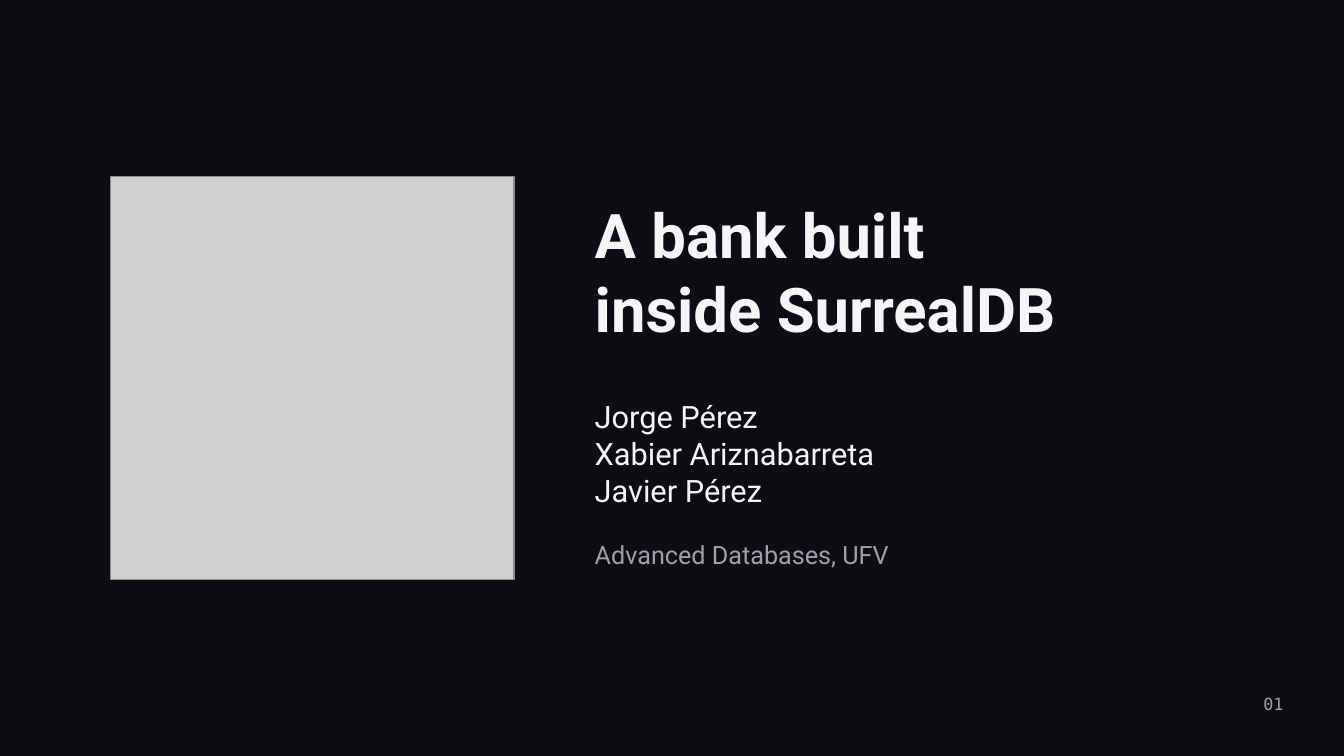
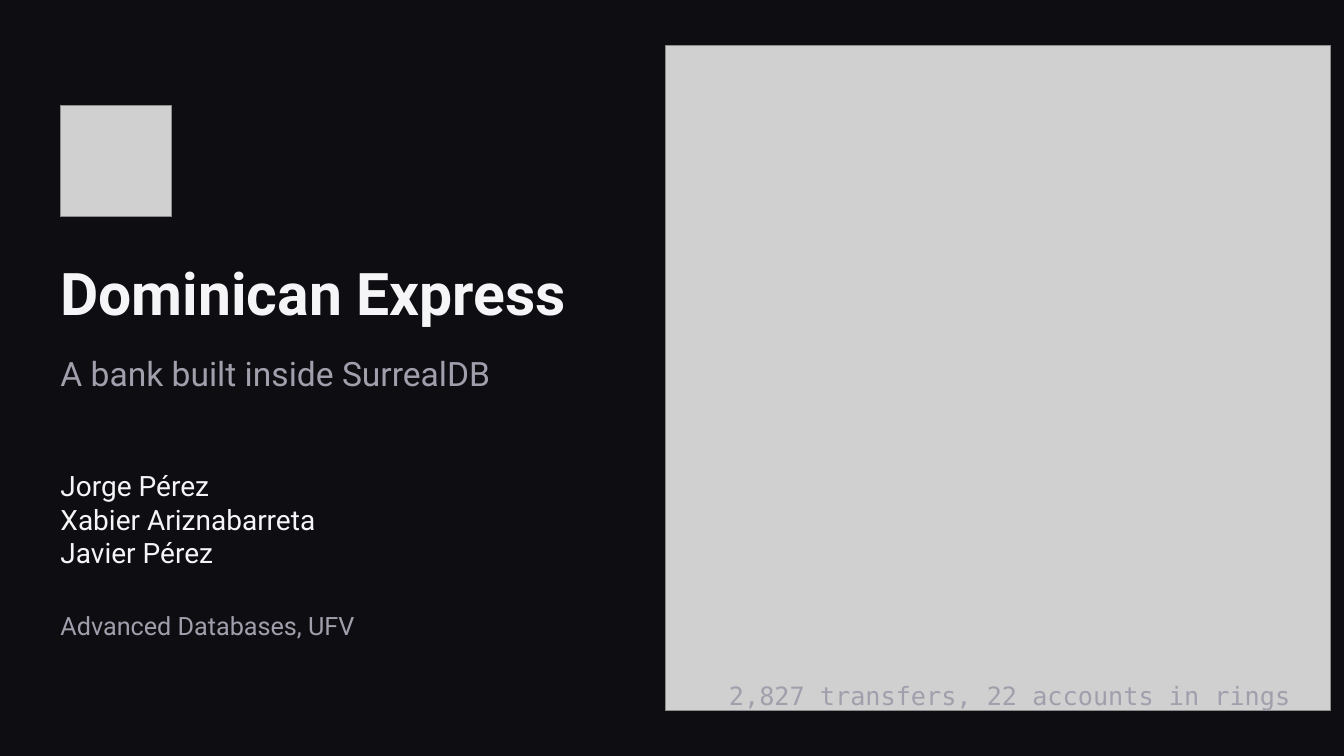
Before and after one commit to Dominican-Express/dominican-ios, a slide deck: slide 1 of presentation/dominican-express.pptx. Drawn at 1344x756 pixels with LibreOffice and Linux fonts; fonts in the diff are those of the drawing; grey boxes stand for pictures. Boxes give left, top, right and bottom in pixels: in the first picture for what was removed or moved away, otherwise in the second. Text is boxed around its words. In the diff, an @@ line names an element or a change of style, - is before the commit and + after.

```diff
--- a/presentation/dominican-express.pptx
+++ b/presentation/dominican-express.pptx
@@ picture added at bbox=[665, 45, 1331, 711] @@
@@ picture: place and size @@
-picture at bbox=[111, 176, 514, 580]
+picture at bbox=[60, 106, 171, 217]
@@ text added at bbox=[60, 271, 566, 327], 42 pt, text #F5F5F7, bold @@
+Dominican Express
@@ text at bbox=[60, 361, 490, 387]: text changed; size 44 to 24 pt; text colour #F5F5F7 to #A19FAC; bold off @@
-A bank built
-inside SurrealDB
+A bank built inside SurrealDB
@@ text "Jorge Pérez": place and size @@
-text "Jorge Pérez" at bbox=[595, 405, 874, 503]
+text "Jorge Pérez" at bbox=[60, 475, 315, 564]
@@ text "Jorge Pérez" at bbox=[60, 475, 315, 564]: size 22 to 20 pt @@
@@ text "Advanced Databases, UFV": place and size @@
-text "Advanced Databases, UFV" at bbox=[595, 545, 888, 568]
+text "Advanced Databases, UFV" at bbox=[60, 616, 354, 639]
@@ text added at bbox=[729, 686, 1290, 711], 18 pt, text #A19FAC @@
+2,827 transfers, 22 accounts in rings
```
Also in this commit, not shown: 6 other files.
